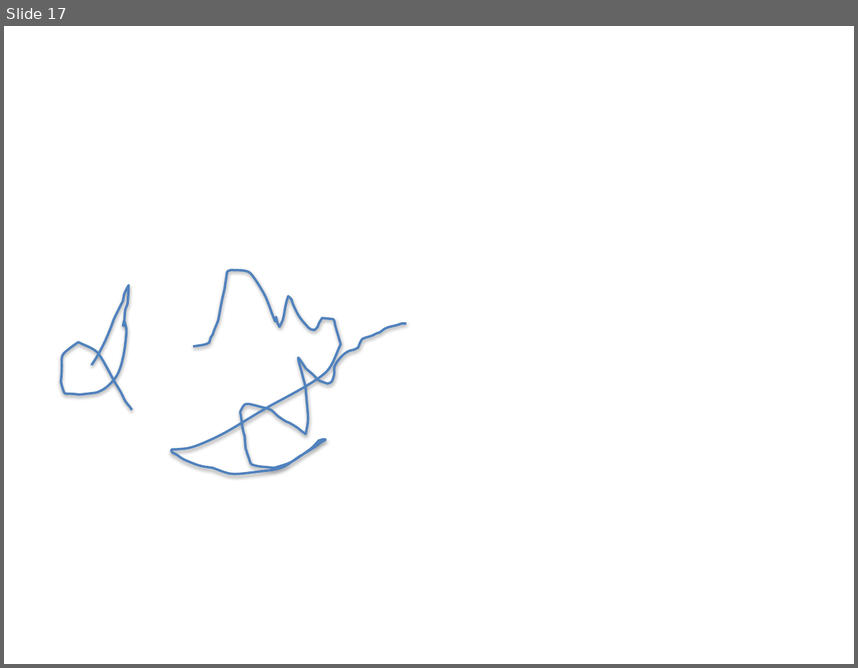
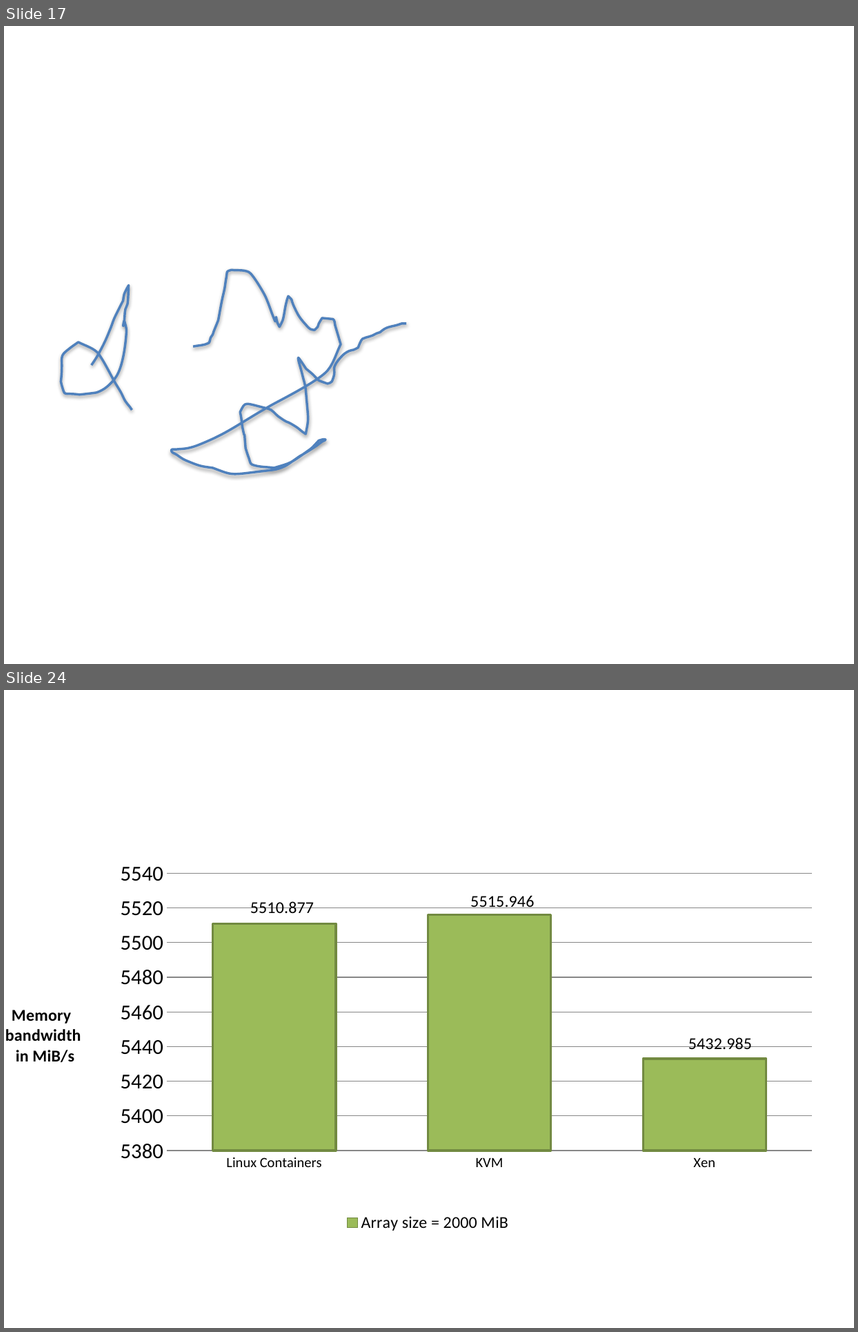
Before and after one commit to aravindhsampath/virtualizing-Intelligent-River, a slide deck: thesis_pictures.pptx. Shown one above the other, each under a label of ours: slide 17 before the commit, slides 17 and 24 after it; the slides between them are not shown. The pictures are 858x668 and 858x1332 pixels, drawn with LibreOffice and Linux fonts; fonts in the diff are those of the drawing. Boxes give left, top, right and bottom in pixels: in the first picture for what was removed or moved away, otherwise in the second. Text is boxed around its words. In the diff, an @@ line names an element or a change of style, - is before the commit and + after.

```diff
--- a/thesis_pictures.pptx
+++ b/thesis_pictures.pptx
@@ slide 24 added at (4,690,854,1328), background #FFFFFF @@
@@ column chart added at (4,767,854,1236) @@
+categories: Linux Containers, KVM, Xen
+Array size = 2000 MiB: 5510.877, 5515.946, 5432.985
```
Also in this commit, not shown: 7 slides changed, 40 other slides added, 27 other files.
